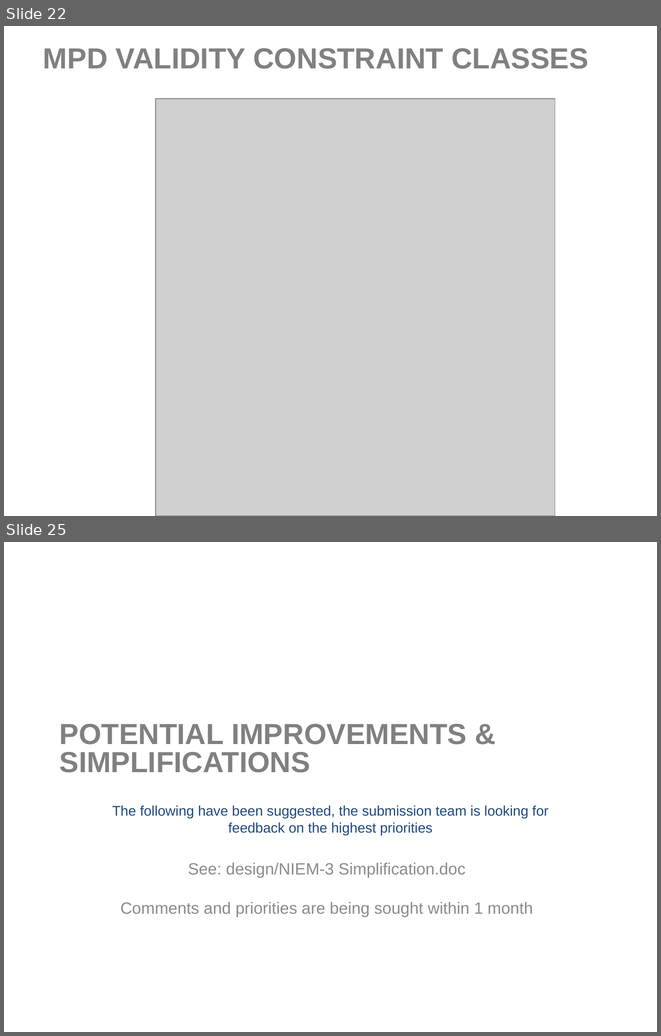
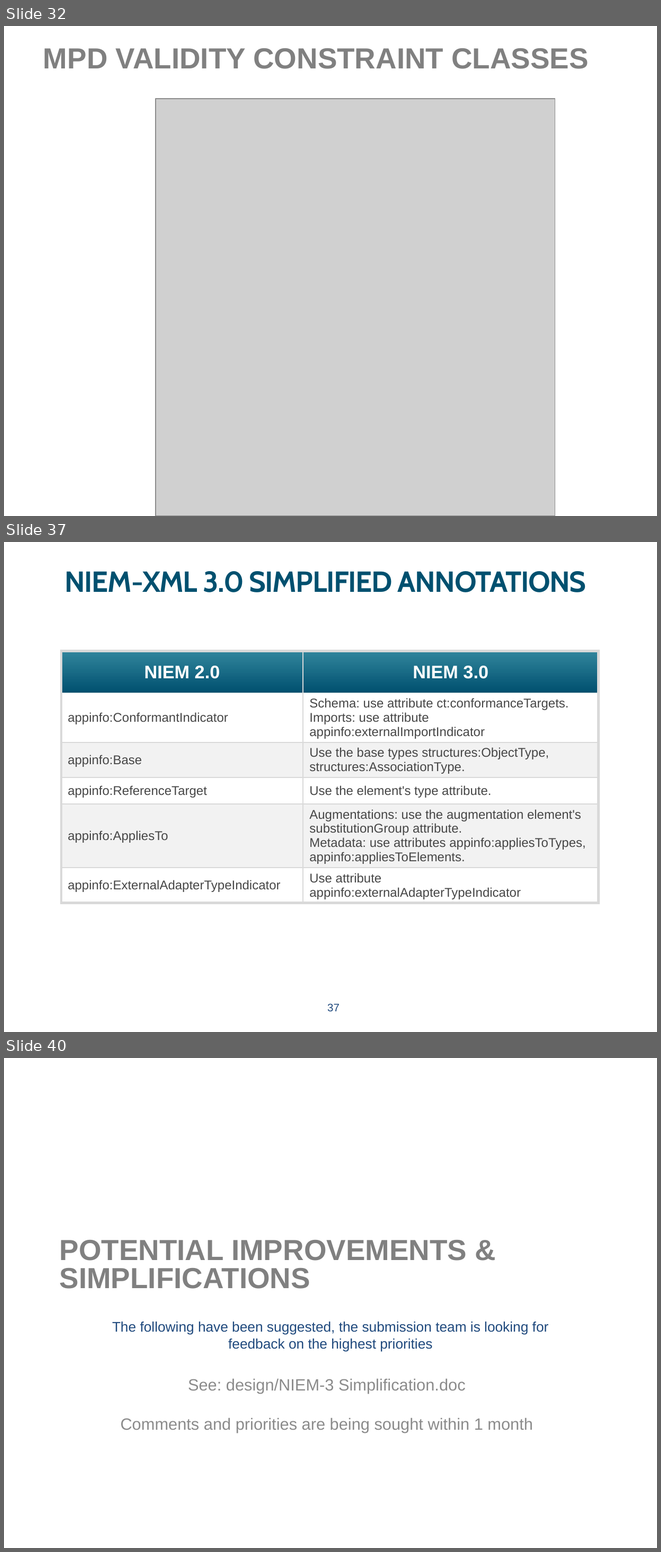
Before and after one commit to NIEM/NIEM-UML, a slide deck: Presentations/NIEM-UML-3-InitialSubmission.pptx. Shown one above the other, each under a label of ours: slides 22 and 25 before the commit, slides 32, 37 and 40 after it; the slides between them are not shown. The pictures are 661x1036 and 661x1552 pixels, drawn with LibreOffice and Linux fonts; fonts in the diff are those of the drawing; grey boxes stand for pictures; background and template pictures are left out. Boxes give left, top, right and bottom in pixels: in the first picture for what was removed or moved away, otherwise in the second. Text is boxed around its words. In the diff, an @@ line names an element or a change of style, - is before the commit and + after.

Commit message:
Presentation updated with NIEM-XML changes

```diff
--- a/Presentations/NIEM-UML-3-InitialSubmission.pptx
+++ b/Presentations/NIEM-UML-3-InitialSubmission.pptx
@@ slide 37 added at bbox=[4, 542, 657, 1032], background picture (left out) @@
@@ title added at bbox=[65, 571, 586, 592], 32 pt, text #00506F, bold @@
+NIEM-XML 3.0 SIMPLIFIED ANNOTATIONS
@@ table added at bbox=[61, 651, 599, 914], 6 rows, 2 columns @@
+NIEM 2.0 | NIEM 3.0
+appinfo:ConformantIndicator | Schema: use attribute ct:conformanceTargets. / Imports: use attribute appinfo:externalImportIndicator
+appinfo:Base | Use the base types structures:ObjectType, structures:AssociationType.
+appinfo:ReferenceTarget | Use the element's type attribute.
+appinfo:AppliesTo | Augmentations: use the augmentation element's substitutionGroup attribute. / Metadata: use attributes appinfo:appliesToTypes, appinfo:appliesToElements.
+appinfo:ExternalAdapterTypeIndicator | Use attribute appinfo:externalAdapterTypeIndicator
@@ page number added at bbox=[327, 1003, 339, 1011], 12 pt, text #1F497D @@
+37
@@ what was slide 22 is now slide 32 @@
@@ what was slide 25 is now slide 40 @@
```
Also in this commit, not shown: 9 slides changed, 15 other slides added, 1 slide removed, 2 other files.
